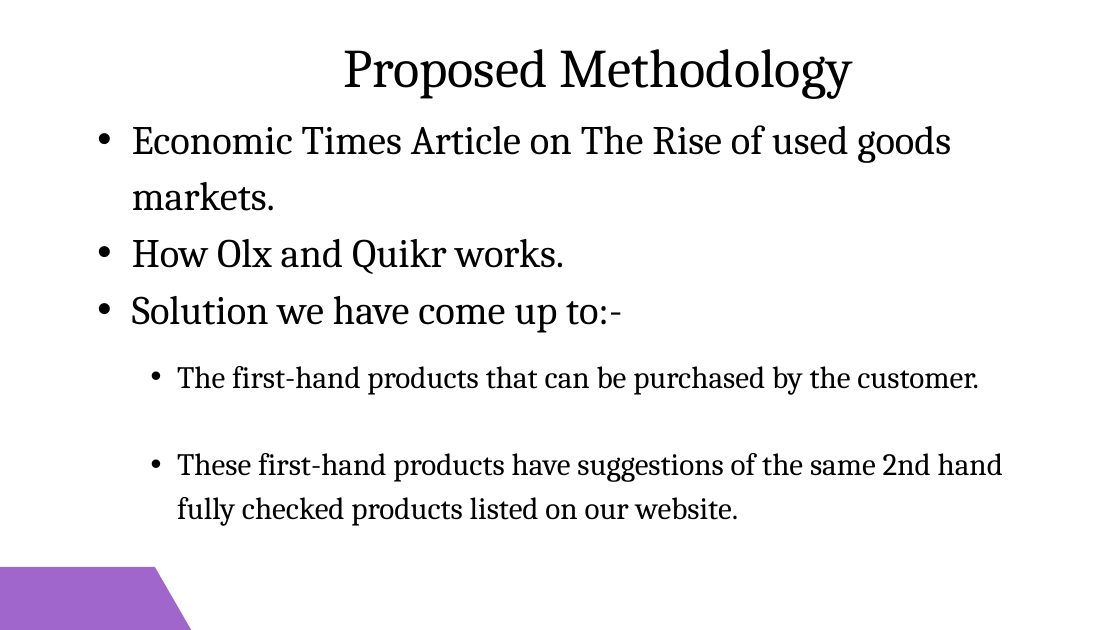
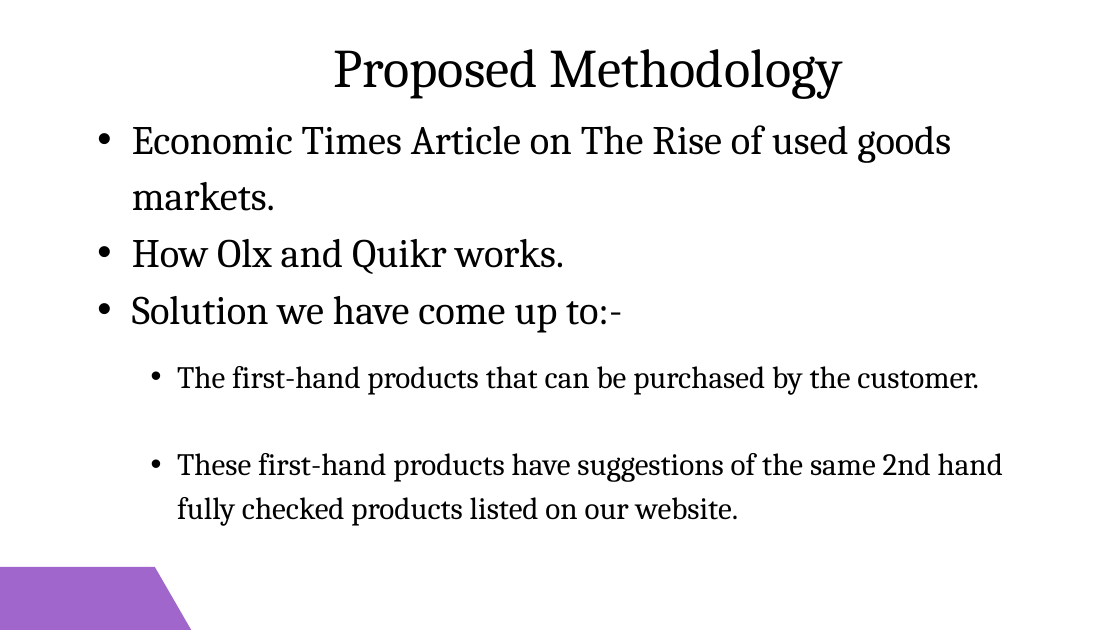
Before and after one commit to shaktimaan00/Minor_project_documentation_presentation, a slide deck: slide 7 of Blue and Purple Casual Corporate Lean Canvas Business Plan Business Presentation.pptx. Drawn at 1120x630 pixels with LibreOffice and Linux fonts; fonts in the diff are those of the drawing. Boxes give left, top, right and bottom in pixels: in the first picture for what was removed or moved away, otherwise in the second. Text is boxed around its words. In the diff, an @@ line names an element or a change of style, - is before the commit and + after.

```diff
--- a/Blue and Purple Casual Corporate Lean Canvas Business Plan Business Presentation.pptx
+++ b/Blue and Purple Casual Corporate Lean Canvas Business Plan Business Presentation.pptx
@@ text "Proposed Methodology" moved from (x1=344, y1=49, x2=853, y2=99) to (x1=334, y1=49, x2=843, y2=99) @@
```
Also in this commit, not shown: 7 other slides changed, 1 slide added, 1 slide removed.
